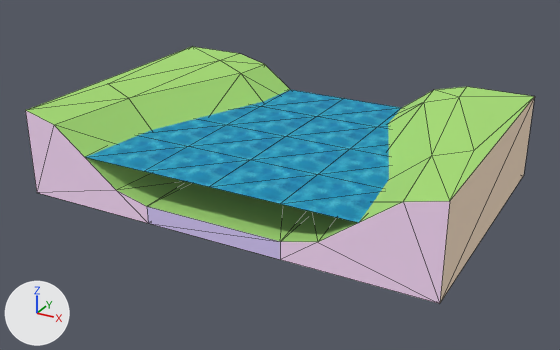
A saved change to the glTF model assemblies/River_Transition_Enter_Center.glb.
The view is the same before and after, from a camera (50 mm lens) standing at (346.0, -871.0, 473.0) and looking at (-150.0, 30.0, 22.0). Lighting does not change. The marker at lower left points along +X, +Y and +Z. The older version comes first. Mesh edges are drawn as thin lines. Where no turn or scale is listed for an object, it has been applied to the vertices. Vertices at exactly the same position are counted once.

Objects in the first picture: 'Grass_Flat_1x1.001', 'Grass_Hill_Sharp_Esse_4x3.001', 'Grass_Hill_Sharp_Esse_4x3.003', 'Terrain_Water_River_Flat_1x1.003', 'Terrain_Water_River_Flat_1x1.011', 'Terrain_Water_River_Flat_1x1.013', 'Terrain_Water_River_Flat_1x1.017', 'Terrain_Water_River_Flat_1x1.019', 'Terrain_Water_River_Flat_1x1.023', 'Terrain_Water_River_Flat_1x1.025', 'Terrain_Water_River_Flat_1x1.027', 'Terrain_Water_River_Flat_1x1.029' and 7 more.
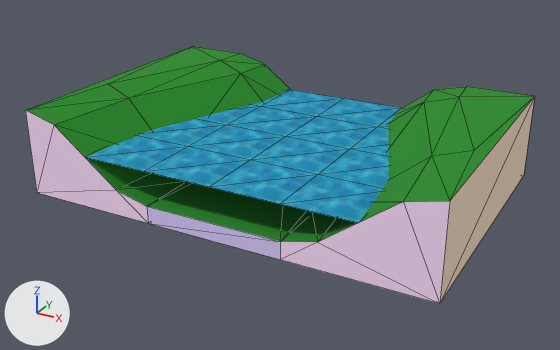
The change, as a diff of the scene's bpy script:
```diff
--- a/assemblies/River_Transition_Enter_Center.glb.py
+++ b/assemblies/River_Transition_Enter_Center.glb.py
@@ img_colormap @@
+img_colormap = load_image('colormap', '../textures/colormap.png', 512, 512, 'sRGB')
@@ mat_grass @@
 mat_grass = principled_material('Grass')
-mat_grass.base_color = (0.388, 0.729, 0.18)  # green #a7de76
+mat_grass.texture = img_colormap
 mat_grass.roughness = 1.0
@@ me_object466 @@
 me_object466.from_pydata(...)  # 24 vertices, 44 faces; spans x -1.5..1.5, y -1.25..0.0, z -1.5..2.5
 # used by ob_grass_hill_sharp_esse_4x3_001; parent = ob_rootnode_003; location = (0.0, 0.0, 0.0); rotation_euler = (-1.571, 0.0, 0.0), in degrees (-90, 0, 0); scale = (100.0, 100.0, 100.0)
+# me_object466 part 1: texture (UV) coordinates of 21 of 44 faces, centred in x -1.26..1.44, y -1.25..-0.29, z -1.16..2.32, changed; they spanned u 0.0..1.0, v 0.0..1.0 and now span u 0.28..0.28, v 0.75..0.75
 me_object466.materials.append(mat_grass)
@@ me_object411 @@
 me_object411.from_pydata(...)  # 8 vertices, 12 faces; spans x -100.0..100.0, y -200.0..200.0, z 0.0..25.0
 # used by ob_grass_flat_1x1_001; location = (-150.0, 50.0, 0.0)
+# me_object411 part 2: texture (UV) coordinates of 2 of 12 faces, centred in x -33.0..33.0, y -67.0..67.0, z 25.0, changed; they spanned u 0.0..1.0, v 0.0..1.0 and now span u 0.28..0.28, v 0.75..0.75
 me_object411.materials.append(mat_hidden_violet)
```

What differs and where, as boxes (x1, y1, x2, y2) in the pictures (560 x 350 px):
'Grass_Hill_Sharp_Esse_4x3.001', surface changed (darker): (280, 87, 535, 245) in both
'Grass_Hill_Sharp_Esse_4x3.003', surface changed (darker): (25, 47, 291, 210) in both
'Grass_Flat_1x1.001', surface changed (darker): (147, 183, 307, 244) in both
part 1 of me_object466, surface changed (darker): (26, 47, 534, 242) in both
part 2 of me_object411, surface changed (darker): (147, 183, 307, 241) in both
